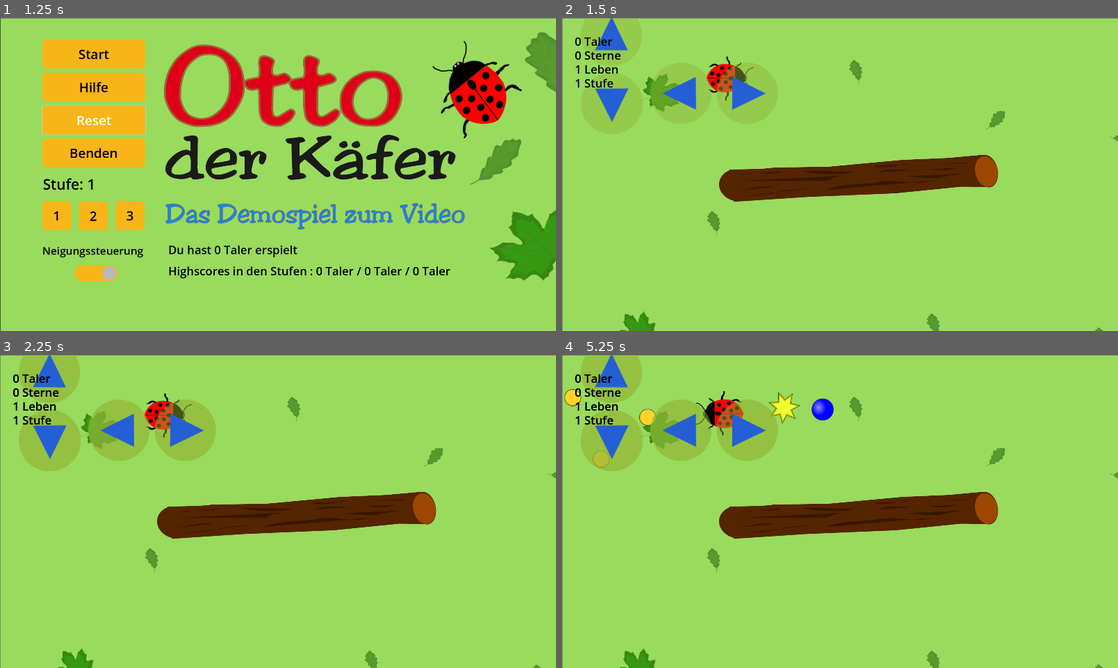
Above: before the commit, frames 1-4 (two rows, left to right).
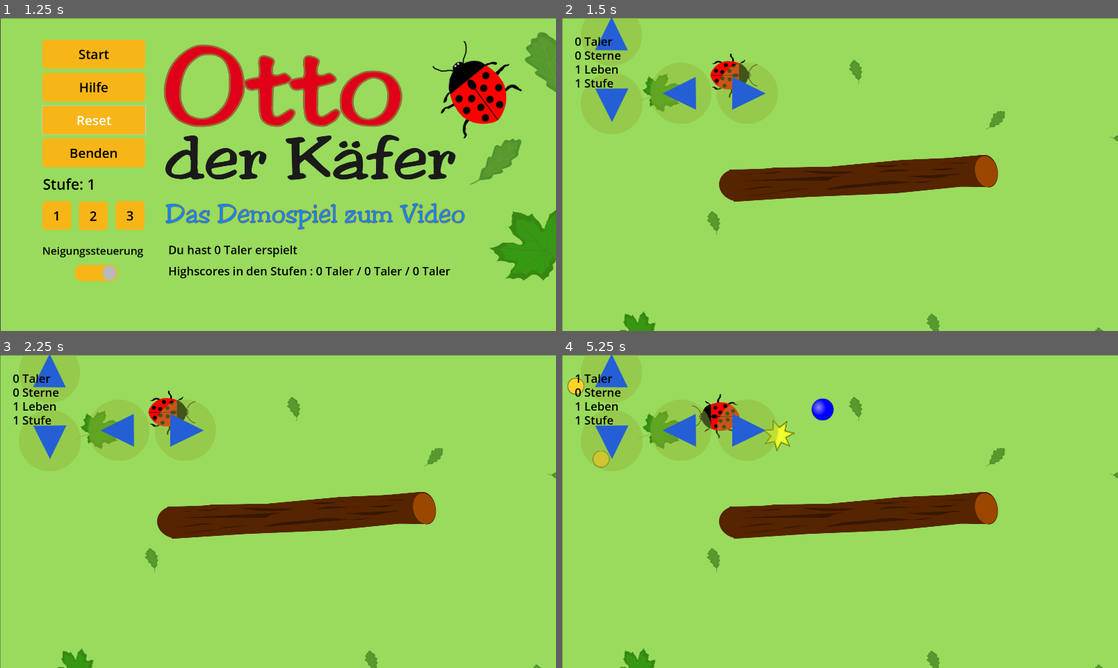
Above: after the commit, the same moments.

Repository: HeinzKnoke/Godot-Tutorial-Demo-Spiel-Mobile
Game: Godot game, scene res://main.tscn
Same seed, same stepped clock (60 frames per second), same inputs: the game is played once before the commit and once after it.
Inputs (mouse positions are in pixels of both pictures, inside the frame that each line leads up to):
- Up to frame 1 (1.25 s): click "Reset" at 0.5 s
- Up to frame 2 (1.5 s): click "Start" at 1.25 s
- Up to frame 3 (2.25 s): click (94, 392) at 2 s, where only the run before the commit has a clickable "Start"
- Up to frame 4 (5.25 s): click (656, 423) at 2.75 s, where only the run before the commit has a clickable "Hilfe"; click (656, 489) at 3.5 s, where only the run before the commit has a clickable "Benden"; click (617, 552) at 4.25 s, where only the run before the commit has a clickable "1"; click (656, 552) at 5 s, where only the run before the commit has a clickable "2"

Frame 1 is identical in both runs. In frame 2, 0.4% of the frame differs, in the area x 26-36%, y 11-27%; in frame 3, 0.6%; in frame 4, 1.5%, in the area x 0-43%, y 6-36%.

Commit message:
Fehler beseitigt

Diff:
--- a/main.gd
+++ b/main.gd
@@ -23,17 +23,14 @@
 	$Game.connect("game_over",on_game_over)
 	show_node("")
 
-
-
 func show_node(node_name:String):
-
+	$Start.visible = false
+	$Help.visible = false
 	if node_name == "Start":
 		$Start.visible = true
-		$Help.visible = false
 
 	if node_name == "Help":
 		$Help.visible = true
-		$Start.visible = false
 
 
 
--- a/player.tscn
+++ b/player.tscn
@@ -15,10 +15,6 @@
 [ext_resource type="Texture2D" uid="uid://d1d0o3mtw5scw" path="res://sprites/pfeiltastenRechts.png" id="13_u1c27"]
 [ext_resource type="Texture2D" uid="uid://ru2u3fwj1o7s" path="res://sprites/pfeiltastenLinks.png" id="14_op7ga"]
 
-[sub_resource type="CapsuleShape2D" id="CapsuleShape2D_tj0vx"]
-radius = 31.0
-height = 82.0
-
 [sub_resource type="SpriteFrames" id="SpriteFrames_tj0vx"]
 animations = [{
 "frames": [{
@@ -32,6 +28,10 @@
 "name": &"krabbeln",
 "speed": 5.0
 }]
+
+[sub_resource type="CapsuleShape2D" id="CapsuleShape2D_tj0vx"]
+radius = 54.0
+height = 148.0
 
 [sub_resource type="SpriteFrames" id="SpriteFrames_b26j0"]
 animations = [{
@@ -70,18 +70,18 @@
 collision_mask = 55
 script = ExtResource("1_g2vtq")
 
-[node name="CollisionShape2D" type="CollisionShape2D" parent="PlayerCharacter"]
-position = Vector2(3, 2)
-rotation = 1.5708
-shape = SubResource("CapsuleShape2D_tj0vx")
-
 [node name="AnimationKrabbeln" type="AnimatedSprite2D" parent="PlayerCharacter"]
-position = Vector2(9, 2)
+position = Vector2(22, -8)
 rotation = 1.5708
 sprite_frames = SubResource("SpriteFrames_tj0vx")
 animation = &"krabbeln"
 frame = 1
 frame_progress = 0.275775
+
+[node name="CollisionShape2D" type="CollisionShape2D" parent="PlayerCharacter"]
+position = Vector2(10, -9)
+rotation = 1.5708
+shape = SubResource("CapsuleShape2D_tj0vx")
 
 [node name="AudioKrabbeln" type="AudioStreamPlayer2D" parent="PlayerCharacter"]
 stream = ExtResource("4_ihjo1")
@@ -90,7 +90,7 @@
 stream = ExtResource("5_dk1vr")
 
 [node name="AudioLebendig" type="AudioStreamPlayer2D" parent="PlayerCharacter"]
-position = Vector2(2, 1)
+position = Vector2(-24, -5)
 stream = ExtResource("6_34jf3")
 volume_db = 17.449
 
--- a/score.gd
+++ b/score.gd
@@ -2,11 +2,11 @@
 
 const file_path := "user://saved.dat"
 
-var act_score = 0
-var high_score1 = 0
-var high_score2 = 0
-var high_score3 = 0
-var stufe = 1
+var act_score : int = 0
+var high_score1 : int = 0
+var high_score2 : int = 0
+var high_score3 : int = 0
+var stufe : int = 1
 var is_high_score = false
 var accelometer = false
 
@@ -22,23 +22,23 @@
 
 	var value = file.get_value("Stufen","Stufe")
 	if value != null:
-		stufe = int(value)
+		stufe = value
 
 	var value1 = file.get_value("Score","HighScore1")
 	if value1 != null:
-		high_score1 = int(value1)
+		high_score1 = value1
 
 	var value2 = file.get_value("Score","HighScore2")
 	if value2 != null:
-		high_score2 = int(value2)
+		high_score2 = value2
 
 	var value3 = file.get_value("Score","HighScore3")
 	if value3 != null:
-		high_score3 = int(value3)
+		high_score3 = value3
 
 	var value4 = file.get_value("Settings","Accelometer")
 	if value4 != null:
-		if value4 == "true":
+		if value4 == true:
 			accelometer = true
 		else:
 			accelometer = false
@@ -49,11 +49,11 @@
 	is_high_score = false
 	var file := ConfigFile.new()
 
-	file.set_value("Stufen","Stufe",str(stufe))
-	file.set_value("Score","HighScore1",str(high_score1))
-	file.set_value("Score","HighScore2",str(high_score2))
-	file.set_value("Score","HighScore3",str(high_score3))
-	file.set_value("Settings","Accelometer",str(accelometer))
+	file.set_value("Stufen","Stufe",stufe)
+	file.set_value("Score","HighScore1",high_score1)
+	file.set_value("Score","HighScore2",high_score2)
+	file.set_value("Score","HighScore3",high_score3)
+	file.set_value("Settings","Accelometer",accelometer)
 
 	var err := file.save(file_path)
 	if err != OK:
@@ -86,9 +86,9 @@
 	high_score3 = 0
 	act_score = 0
 	var file := ConfigFile.new()
-	file.set_value("Score","HighScore1",str(high_score1))
-	file.set_value("Score","HighScore2",str(high_score2))
-	file.set_value("Score","HighScore3",str(high_score3))
+	file.set_value("Score","HighScore1",high_score1)
+	file.set_value("Score","HighScore2",high_score2)
+	file.set_value("Score","HighScore3",high_score3)
 
 	var err := file.save(file_path)
 	if err != OK:
